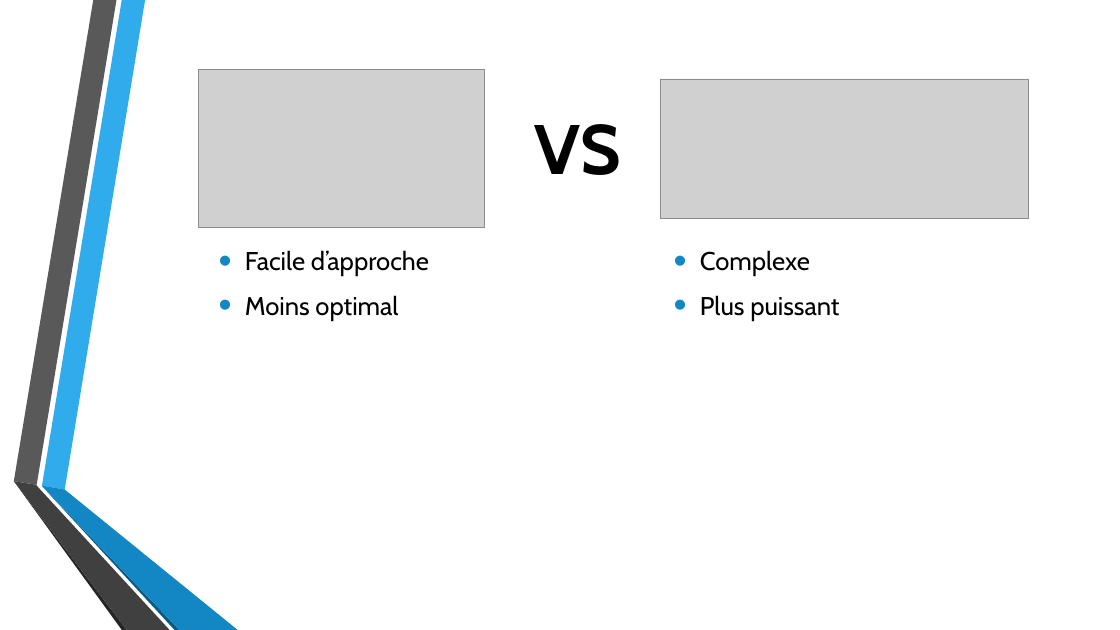
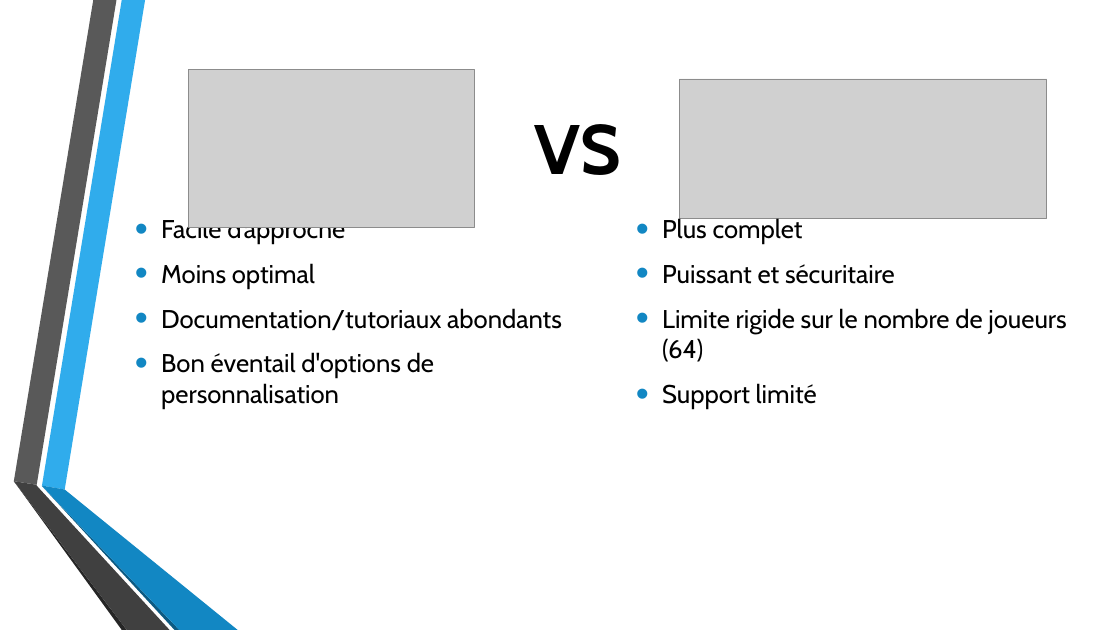
Before and after one commit to bobpatate/A-mice-ing_Quest_Online, a slide deck: slide 11 of HebertGabriel_PlanteAlex_Projet_final/presentation.pptx. Drawn at 1120x630 pixels with LibreOffice and Linux fonts; fonts in the diff are those of the drawing; grey boxes stand for pictures; background and template pictures are left out. Boxes give left, top, right and bottom in pixels: in the first picture for what was removed or moved away, otherwise in the second. Text is boxed around its words. In the diff, an @@ line names an element or a change of style, - is before the commit and + after.

```diff
--- a/HebertGabriel_PlanteAlex_Projet_final/presentation.pptx
+++ b/HebertGabriel_PlanteAlex_Projet_final/presentation.pptx
@@ picture: place and size @@
-picture at bbox=[199, 70, 486, 228]
+picture at bbox=[189, 70, 476, 228]
@@ picture: place and size @@
-picture at bbox=[661, 79, 1028, 218]
+picture at bbox=[680, 79, 1047, 218]
@@ text "Facile d’approche": place and size @@
-text "Facile d’approche" at bbox=[245, 250, 429, 321]
+text "Facile d’approche" at bbox=[161, 217, 562, 409]
@@ text at bbox=[662, 217, 1066, 409]: text changed @@
-• Complexe
-• Plus puissant
+• Plus complet
+• Puissant et sécuritaire
+• Limite rigide sur le nombre de joueurs (64)
+• Support limité
@@ text at bbox=[161, 308, 562, 409]: paragraphs added @@
+• Documentation/tutoriaux abondants
+• Bon éventail d'options de personnalisation
```
Also in this commit, not shown: 1 other file.
